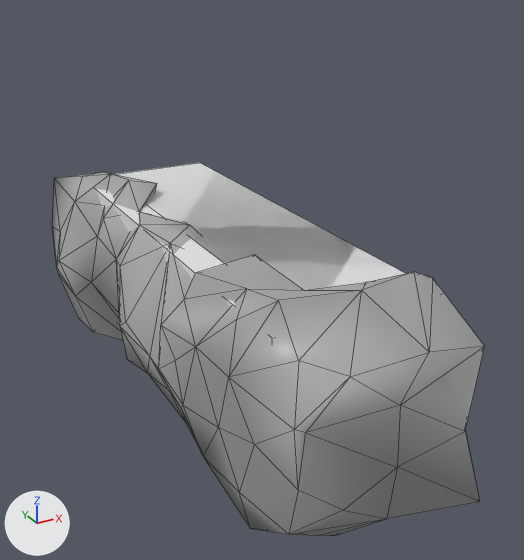
An edit to the FBX model assets/models/grid/Tempel/Plattform-Tiles.fbx_Block_Kante_R.fbx, drawn before and after from the same camera.
One viewpoint serves both versions: a camera (50 mm lens) standing at (-1.43, -4.01, 1.55) and looking at (0.63, -0.26, -0.32). The axes (+X, +Y, +Z) are drawn at lower left. The lights are the same throughout. Mesh edges are drawn as thin lines. Where no turn or scale is listed for an object, it has been applied to the vertices.

Names of what the first picture shows: 'Block_Kante.R', 'Block_Kante.R-colbox'.
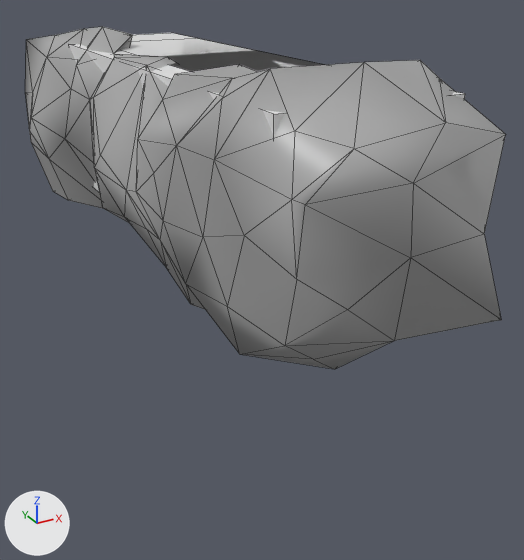
Diff of the bpy script that builds the scene:
```diff
--- a/assets/models/grid/Tempel/Plattform-Tiles.fbx_Block_Kante_R.fbx.py
+++ b/assets/models/grid/Tempel/Plattform-Tiles.fbx_Block_Kante_R.fbx.py
@@ me_block_kante_r_001 @@
 me_block_kante_r_001.from_pydata(...)  # 120 vertices, 205 faces; spans x -0.34..1.07, y -2.01..1.63, z -1.31..0.17
 # used by ob_block_kante_r; location = (0.0, 0.0, 0.0)
+# me_block_kante_r_001 part 1: the loose piece of 114 vertices spanning x -0.34..1.07, y -2.01..1.63, z -1.31..0.17 is scaled about its middle by (1, 1.1, 1), then moved by (0.0, 0.21, 1.0)
+# me_block_kante_r_001 part 2: the loose piece of 6 vertices spanning x 0.1..1.0, y -1.5..1.5, z -0.05..0.0 is scaled about its middle by (1, 1.17, 1), then moved by (0.0, 0.25, 1.0)
 me_block_kante_r_001.materials.append(mat_mat_boden_tempel)
@@ me_cube_016 @@
 me_cube_016.from_pydata(...)  # 8 vertices, 6 faces; spans x 0.0..1.0, y -1.5..1.5, z -1.0..0.0
 # used by ob_block_kante_r_colbox; location = (0.0, 0.0, 0.0)
+# me_cube_016 part 3: the whole mesh is moved by (0.0, 0.0, 1.0)
```

What differs and where, as boxes [x1, y1, x2, y2] in the pictures (524 x 560 px; the box of a moved part takes in the faces that stretch with it):
'Block_Kante.R', reshaped (11% wider, 8% shorter)
    before: [53, 163, 485, 536]
    after: [25, 27, 505, 369]
'Block_Kante.R-colbox', mesh moved
    before: [96, 165, 406, 340]
    after: [69, 38, 465, 193]
part 1 of me_block_kante_r_001, moved or reshaped
    before: [53, 172, 485, 536]
    after: [25, 27, 505, 369]
part 2 of me_block_kante_r_001, moved or reshaped
    before: [115, 163, 401, 290]
    after: [121, 33, 325, 72]
